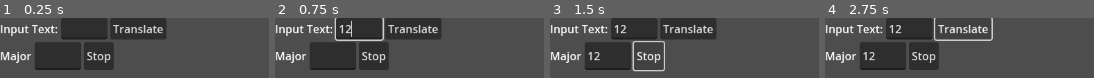
Above: before the commit, frames 1-4 (left to right).
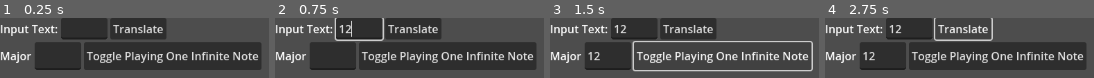
Above: after the commit, the same moments.

Repository: NBumgardner/text-to-music-gui-2015
Game: Godot game, scene res://scenes/TextToMusicGui.tscn
The game is run twice, just before and just after one commit, with the same random seed, the same clock (stepped at 60 frames per second) and the same inputs.
Inputs (mouse positions are in pixels of both pictures, inside the frame that each line leads up to):
- Up to frame 1 (0.25 s): no input
- Up to frame 2 (0.75 s): click (358, 28) at 0.52 s; type "12" at 0.6 s
- Up to frame 3 (1.5 s): click (609, 56) at 0.75 s; type "12" at 0.83 s; click "Stop" (after the commit: "Toggle Playing One Infinite N…") at 1.25 s
- Up to frame 4 (2.75 s): click "Translate" at 2 s

The runs differ from the first frame. In frame 1, 25% of the frame differs, in the area x 31-98%, y 40-87%; in frame 2, 25%; in frame 3, 7.6%; in frame 4, 25%.

Commit message:
Start Sound Off

Diff:
--- a/v2-godot/scenes/ScaledSolfegePlayer.tscn
+++ b/v2-godot/scenes/ScaledSolfegePlayer.tscn
@@ -27,7 +27,7 @@
 
 [node name="Button" type="Button" parent="HBoxContainer"]
 layout_mode = 2
-text = "Stop"
+text = "Toggle Playing One Infinite Note"
 
 [node name="AudioStreamPlayer" type="AudioStreamPlayer" parent="."]
 stream = SubResource("AudioStreamGenerator_clsq1")
--- a/v2-godot/scenes/scaled_solfege_player.gd
+++ b/v2-godot/scenes/scaled_solfege_player.gd
@@ -23,13 +23,13 @@
 		to_fill -= 1
 
 
-# Called when the node enters the scene tree for the first time.
 func _ready():
 	# Copied from demo:
 	#  https://github.com/godotengine/godot-demo-projects/blob/4.2-31d1c0c/audio/generator/generator_demo.gd
 	audio_stream_player.stream.mix_rate = sample_hz
 	audio_stream_player.play()
 	playback = audio_stream_player.get_stream_playback()
+	audio_stream_player.stop()
 
 
 func _process(delta):
@@ -42,3 +42,10 @@
 	if audio_stream_player.playing:
 		audio_stream_player.stop()
 		return
+
+	print_debug("Play a new note")
+	# Copied from demo:
+	#  https://github.com/godotengine/godot-demo-projects/blob/4.2-31d1c0c/audio/generator/generator_demo.gd
+	audio_stream_player.stream.mix_rate = sample_hz
+	audio_stream_player.play()
+	playback = audio_stream_player.get_stream_playback()
